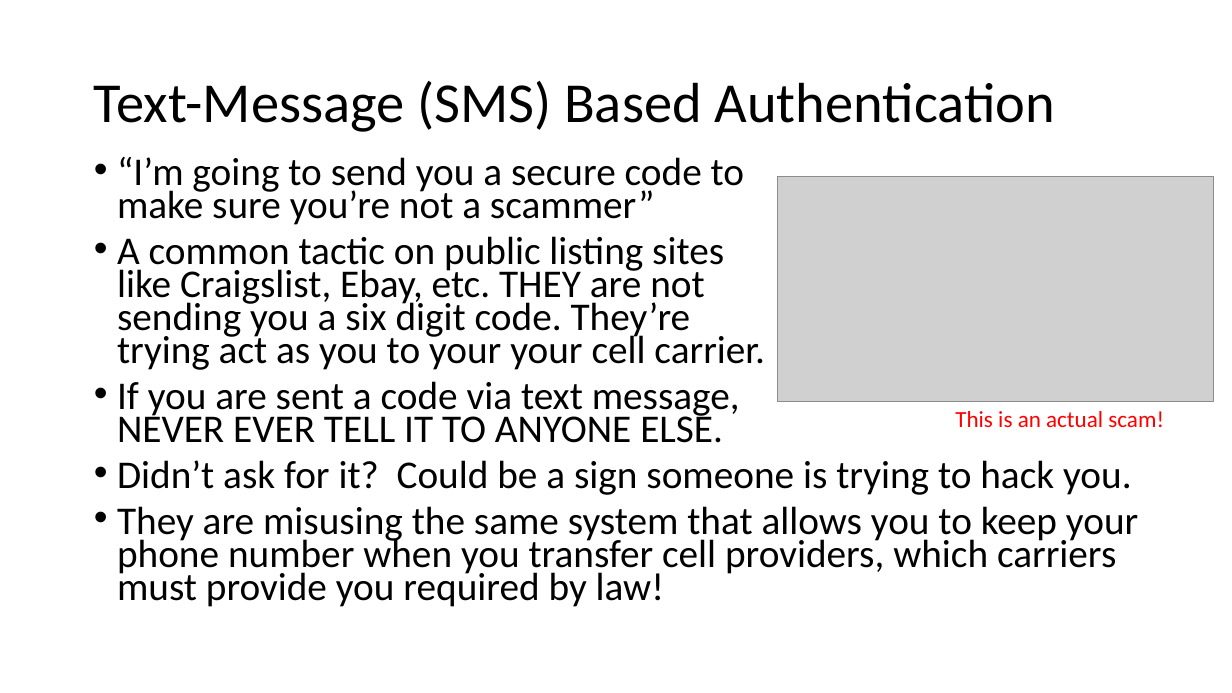
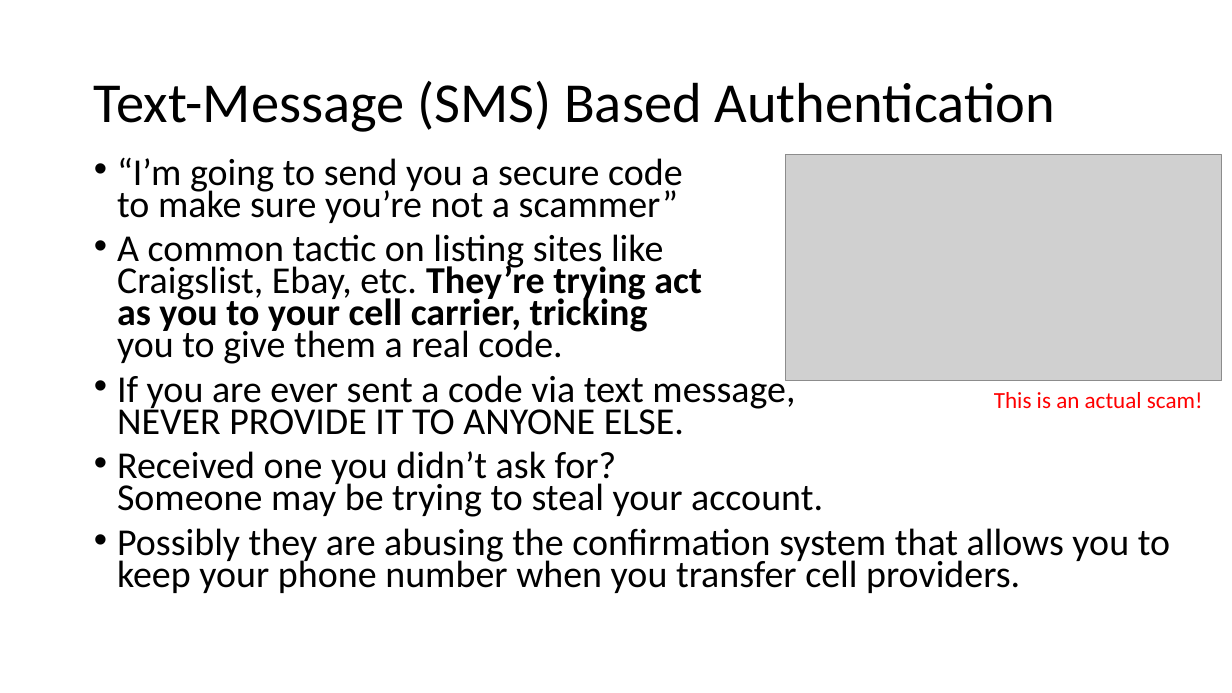
Before and after one commit to williamadba/Public-Presentations, a slide deck: slide 19 of Personal Practical Cybersecurity/Personal Practical Cybersecurity.pptx (slide 16 before the commit). Drawn at 1232x693 pixels with LibreOffice and Linux fonts; fonts in the diff are those of the drawing; grey boxes stand for pictures. Boxes give left, top, right and bottom in pixels: in the first picture for what was removed or moved away, otherwise in the second. Text is boxed around its words. In the diff, an @@ line names an element or a change of style, - is before the commit and + after.

```diff
--- a/Personal Practical Cybersecurity/Personal Practical Cybersecurity.pptx
+++ b/Personal Practical Cybersecurity/Personal Practical Cybersecurity.pptx
@@ text at <box>117,157,683,223</box>: size 30.6 to 29.6 pt in "“I’m going to send you a secure ..." @@
@@ picture: place and size @@
-picture at <box>778,177,1214,402</box>
+picture at <box>787,155,1223,381</box>
@@ text at <box>117,234,1170,593</box>: text changed; size 30.6 to 29.6 pt @@
-• A common tactic on public listing sites
-  like Craigslist, Ebay, etc. THEY are not
-  sending you a six digit code. They’re
-  trying act as you to your your cell carrier.
-• If you are sent a code via text message,
-  NEVER EVER TELL IT TO ANYONE ELSE.
-• Didn’t ask for it? Could be a sign someone is trying to hack you.
-• They are misusing the same system that allows you to keep your phone number when you transfer cell providers, which carriers must provide you required by law!
+• A common tactic on listing sites like
+  Craigslist, Ebay, etc. They’re trying act
+  as you to your cell carrier, tricking
+  you to give them a real code.
+• If you are ever sent a code via text message,
+  NEVER PROVIDE IT TO ANYONE ELSE.
+• Received one you didn’t ask for?
+  Someone may be trying to steal your account.
+• Possibly they are abusing the confirmation system that allows you to keep your phone number when you transfer cell providers.
@@ text "This is an actual scam!": place and size @@
-text "This is an actual scam!" at <box>955,411,1164,427</box>
+text "This is an actual scam!" at <box>994,392,1203,408</box>
```
Also in this commit, not shown: 15 other slides changed, 4 slides added.
